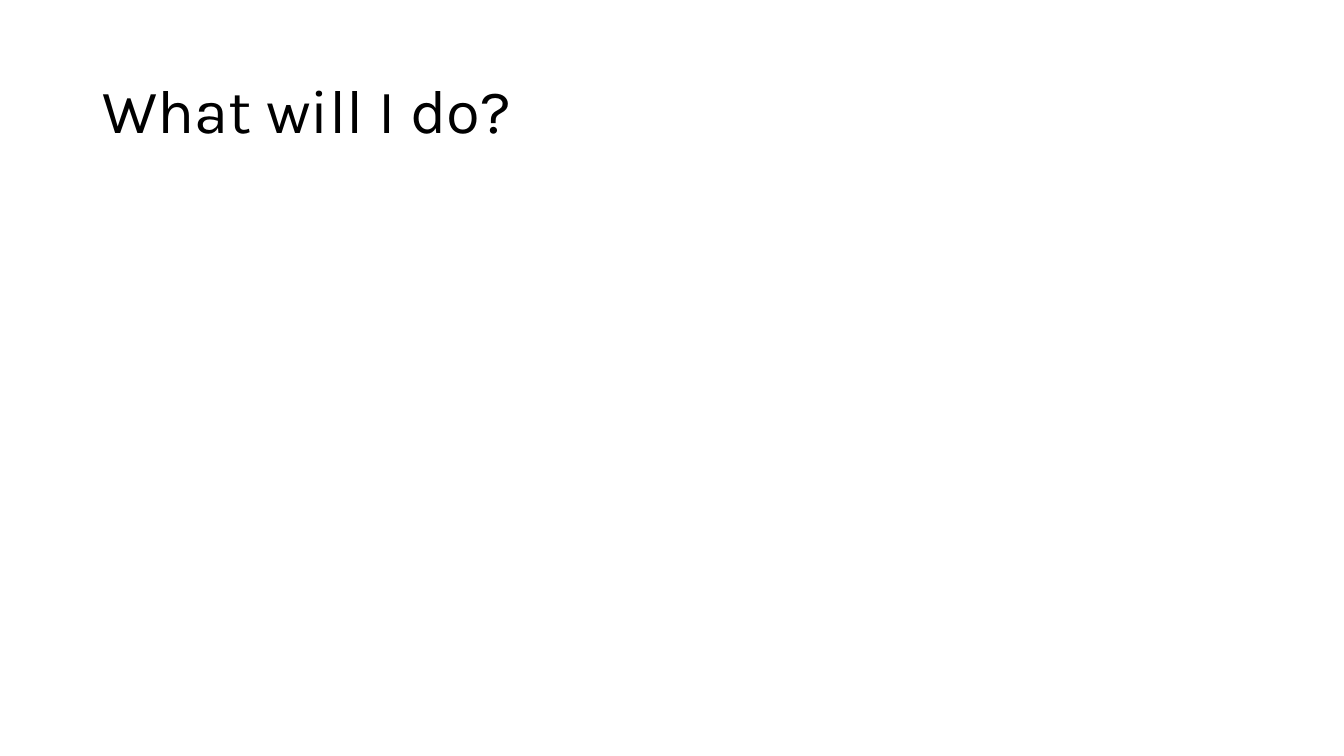
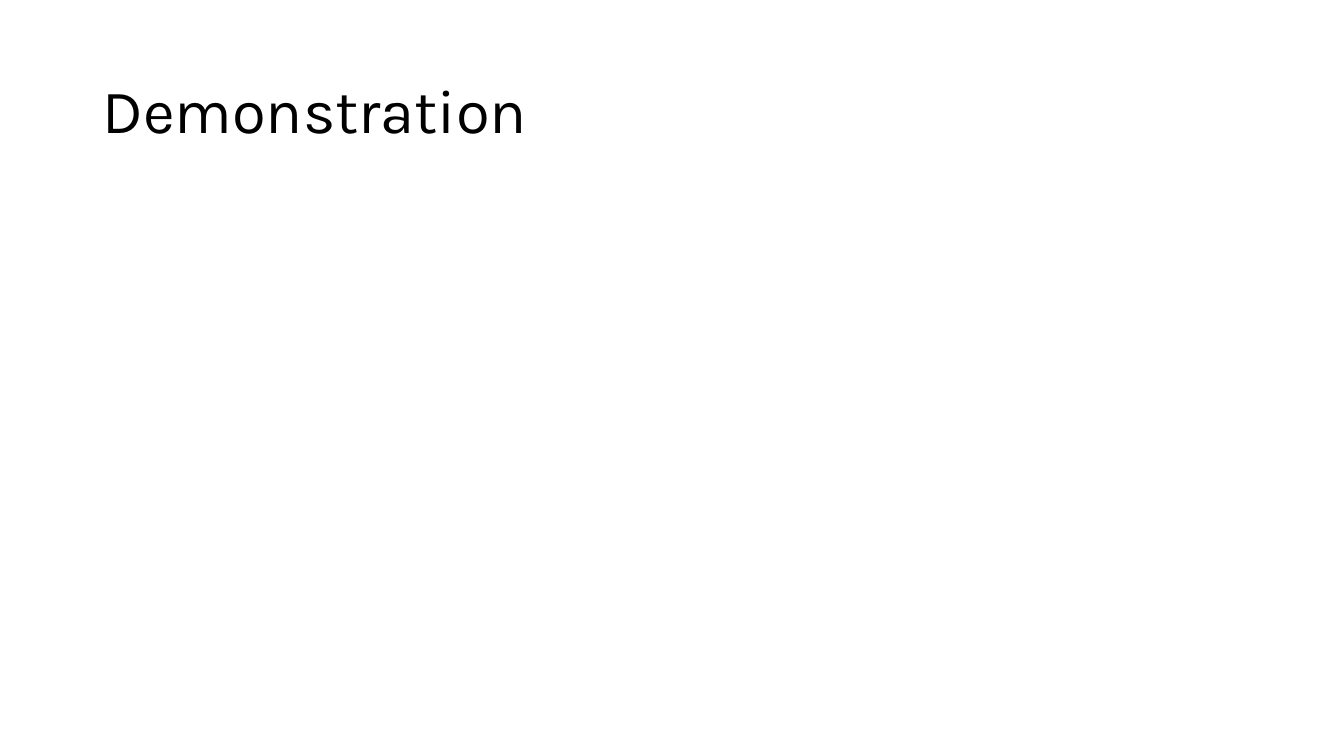
Before and after one commit to shahd9290/Competitive-Revision-Website, a slide deck: slide 6 of documents/Danyal Shah Interim Presentation.pptx. Drawn at 1344x756 pixels with LibreOffice and Linux fonts; fonts in the diff are those of the drawing. Boxes give left, top, right and bottom in pixels: in the first picture for what was removed or moved away, otherwise in the second. Text is boxed around its words. In the diff, an @@ line names an element or a change of style, - is before the commit and + after.

Commit message:
Updated Presentation

```diff
--- a/documents/Danyal Shah Interim Presentation.pptx
+++ b/documents/Danyal Shah Interim Presentation.pptx
@@ title at <box>102,90,527,134</box>: text changed @@
-What will I do?
+Demonstration
```
Also in this commit, not shown: 2 slides added, 2 slides removed.
